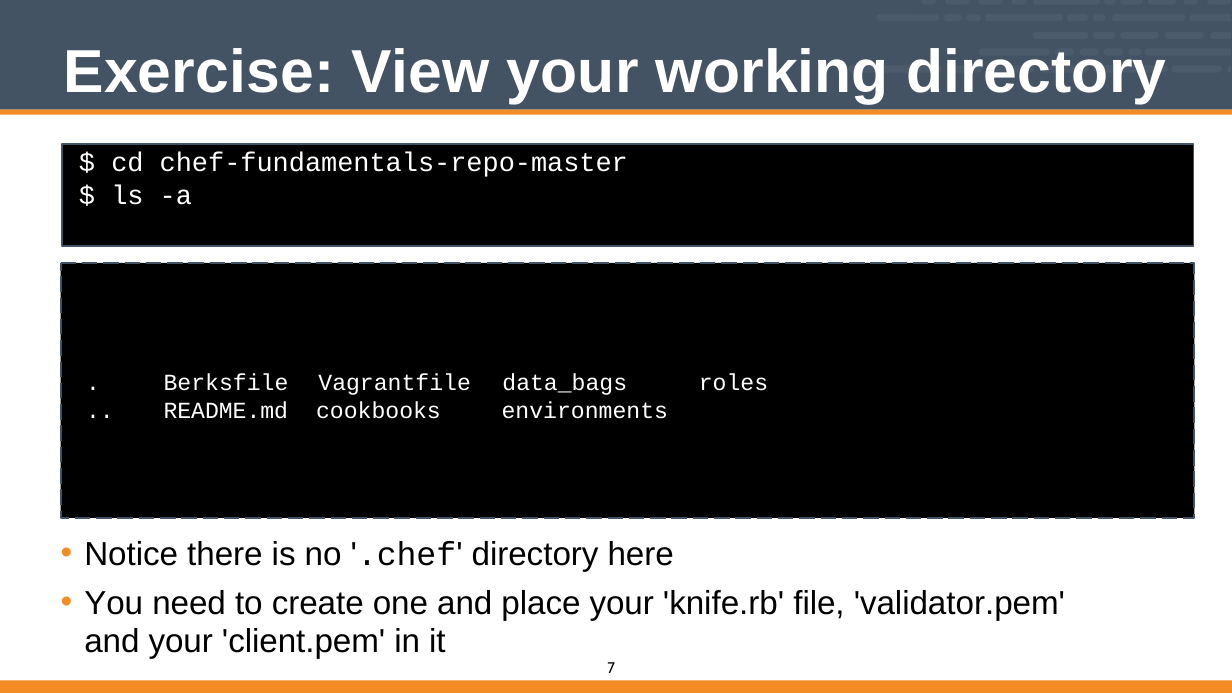
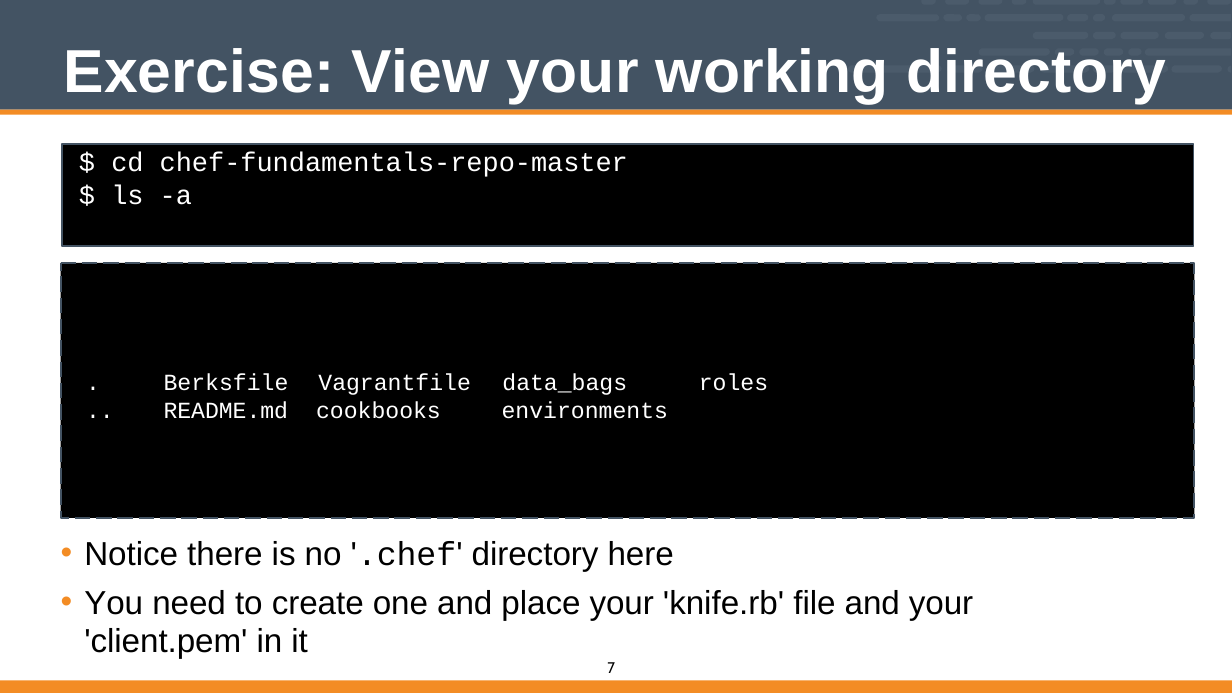
Before and after one commit to vinyar/chef-intermediate, a slide deck: slide 7 of Modules/02-Chef_Intermediate.pptx. Drawn at 1232x693 pixels with LibreOffice and Linux fonts; fonts in the diff are those of the drawing. Boxes give left, top, right and bottom in pixels: in the first picture for what was removed or moved away, otherwise in the second. Text is boxed around its words. In the diff, an @@ line names an element or a change of style, - is before the commit and + after.

Commit message:
Updated Chef Refresher (02)
* Removed all the references to the validator pem file

```diff
--- a/Modules/02-Chef_Intermediate.pptx
+++ b/Modules/02-Chef_Intermediate.pptx
@@ text at [84,590,973,658]: text changed @@
-• You need to create one and place your 'knife.rb' file, 'validator.pem' and your 'client.pem' in it
+• You need to create one and place your 'knife.rb' file and your 'client.pem' in it
```
Also in this commit, not shown: 4 other slides changed.
